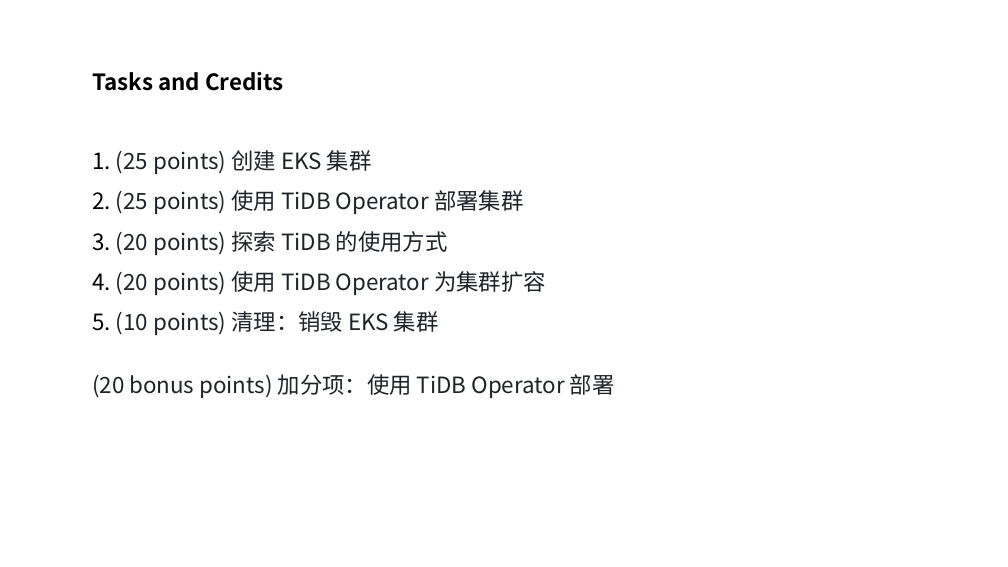
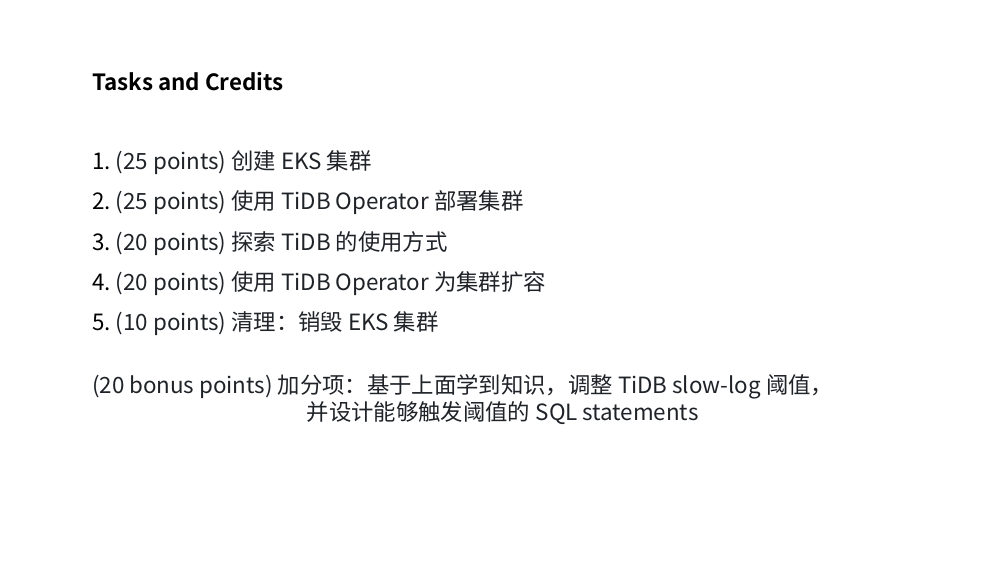
Before and after one commit to vldbss-2023/lab1-deploy-tidb-cluster-on-aws-eks, a slide deck: slide 5 of VLDB ss 2023 lab 1.pptx. Drawn at 1008x567 pixels with LibreOffice and Linux fonts; fonts in the diff are those of the drawing; background and template pictures are left out. Boxes give left, top, right and bottom in pixels: in the first picture for what was removed or moved away, otherwise in the second. Text is boxed around its words. In the diff, an @@ line names an element or a change of style, - is before the commit and + after.

Commit message:
update slides

```diff
--- a/VLDB ss 2023 lab 1.pptx
+++ b/VLDB ss 2023 lab 1.pptx
@@ text at bbox=[92, 374, 833, 424]: text changed @@
-(20 bonus points) 加分项：使用 TiDB Operator 部署
+(20 bonus points) 加分项：基于上面学到知识，调整 TiDB slow-log 阈值，
+并设计能够触发阈值的 SQL statements
```
Also in this commit, not shown: 1 other file.
